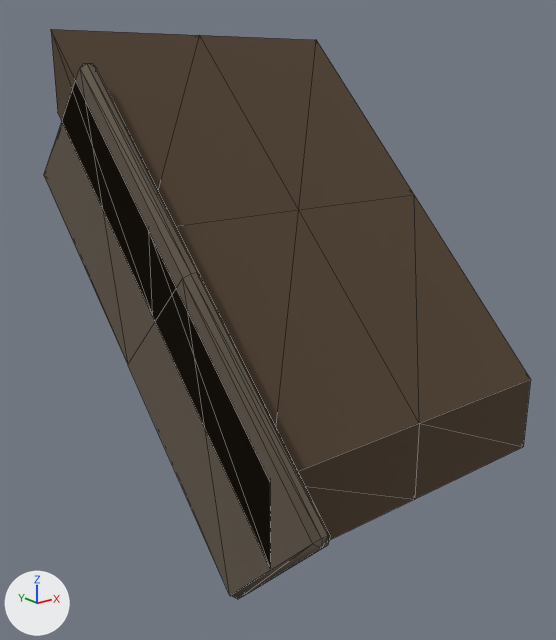
The glTF model godot/assets/props/modelle/dach_ecke_l.glb: old version first, new version second.
One viewpoint serves both versions: a 50 mm camera at (-0.977, -1.11, 0.246) aimed at (-0.289, -0.251, -0.098). Lighting does not change. The marker at lower left points along +X, +Y and +Z. The older version comes first. Mesh edges are drawn as thin lines. Vertices at exactly the same position are counted once.

Objects in the first picture: 'dach_ecke_l'.
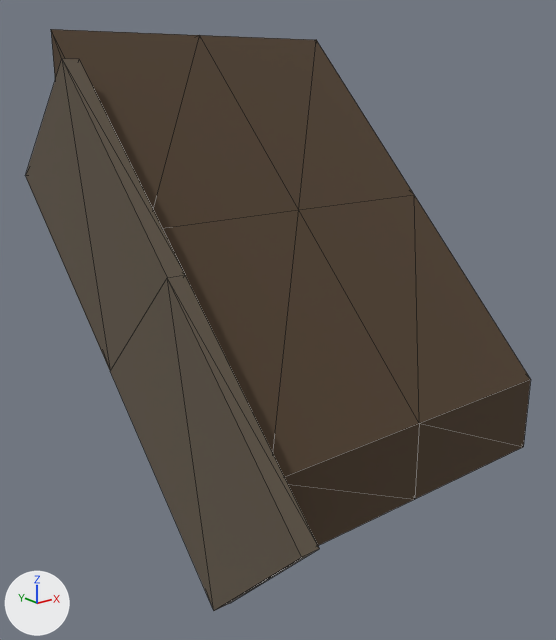
What differs and where, as boxes [x1, y1, x2, y2] in the pictures (556 x 640 px):
'dach_ecke_l', reshaped: before [44, 29, 531, 599]; after [26, 29, 531, 611]
part 1 of me_dach_ecke_l, rebuilt: before [44, 64, 330, 599]; after [26, 59, 320, 611]

The change, as a diff of the scene's bpy script:
```diff
--- a/godot/assets/props/modelle/dach_ecke_l.glb.py
+++ b/godot/assets/props/modelle/dach_ecke_l.glb.py
@@ me_dach_ecke_l @@
 # used by ob_dach_ecke_l; location = (0.0, 0.0, 0.0)
-me_dach_ecke_l.from_pydata(...)  # 50 vertices, 92 faces; spans x -0.5..0.0, y -0.579..0.079, z -0.393..0.313
+me_dach_ecke_l.from_pydata(...)  # 30 vertices, 52 faces; spans x -0.525..0.0, y -0.585..0.085, z -0.398..0.313
+# me_dach_ecke_l part 1: the loose piece of 32 vertices spanning x -0.5..-0.475, y -0.579..0.079, z -0.393..0.266 is rebuilt with 12 vertices and now spans x -0.525..-0.5, y -0.585..0.085, z -0.398..0.271
 me_dach_ecke_l.materials.append(mat_schindeln)
```
